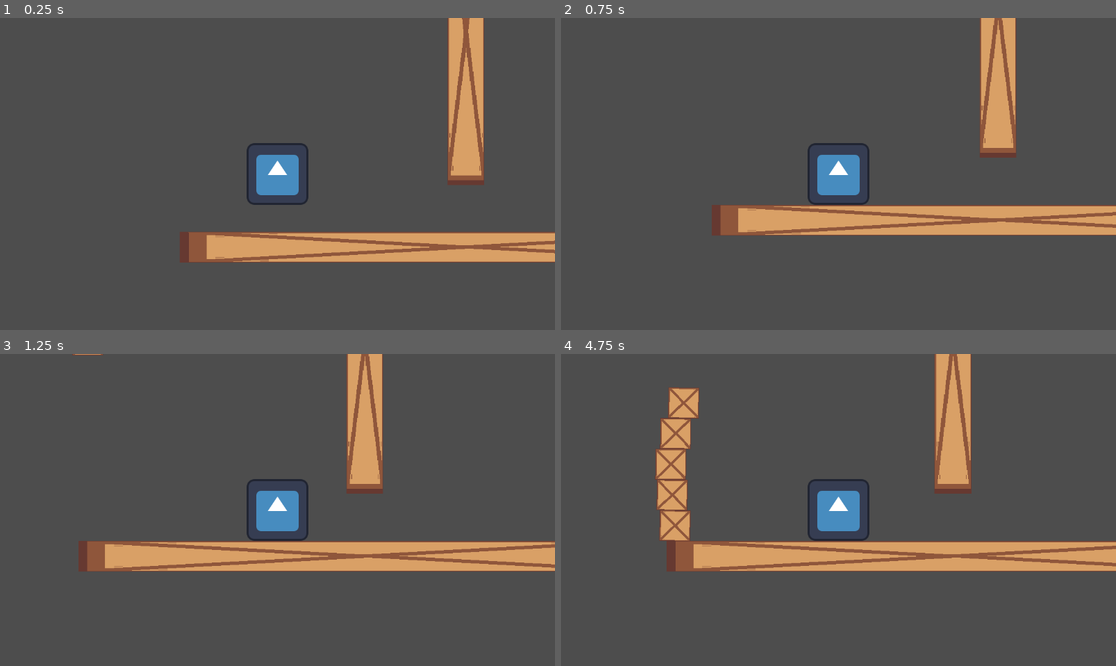
Above: before the commit, frames 1-4 (two rows, left to right).
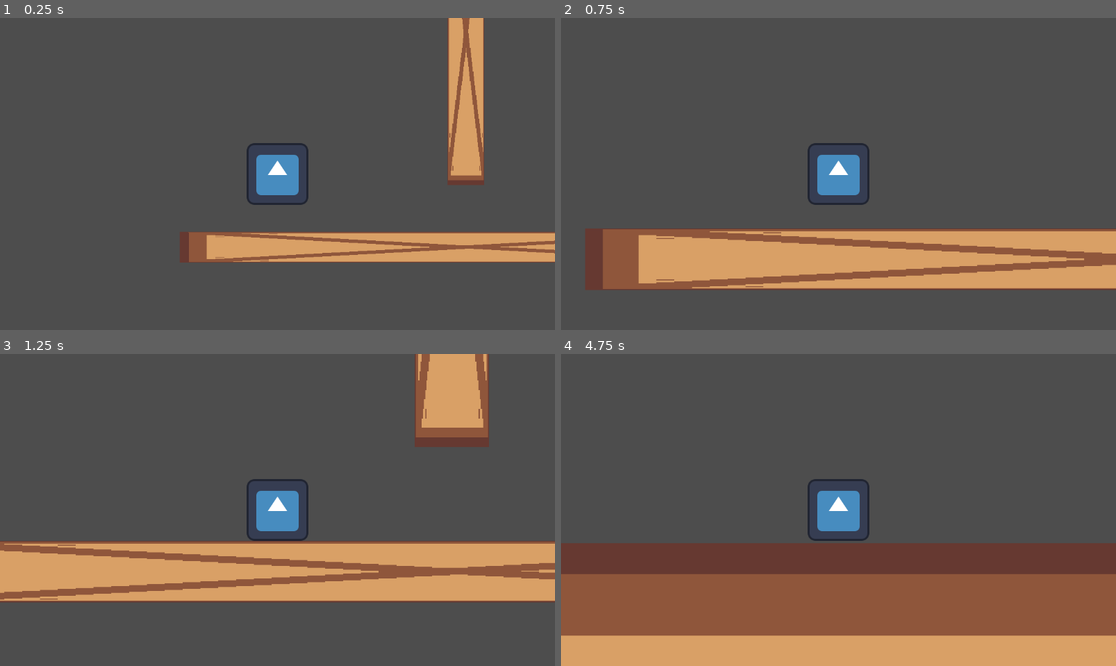
Above: after the commit, the same moments.

Repository: jkuball/splittle-bocks
Game: Godot game, scene res://scenes/playground.tscn
Same seed, same stepped clock (60 frames per second), same inputs: the game is played once before the commit and once after it. The engine's default icon, where the game draws it, is replaced by a stand-in: a white triangle on a blue panel in a dark square.
Inputs:
- Up to frame 1 (0.25 s): no input
- Up to frame 2 (0.75 s): hold D (player_right) from 0.53 s (still down); tap Space (player_splittle) at 0.6 s
- Up to frame 3 (1.25 s): keep holding D (player_right)
- Up to frame 4 (4.75 s): tap Space (player_splittle) every 0.75 s from 1.35 to 4.35 s; release D (player_right) at 2.03 s; hold A (player_left) 2.03-2.78 s; hold D (player_right) 2.78-4.28 s; hold A (player_left) from 4.28 s (still down)

Frame 1 is identical in both runs. In frame 2, 26% of the frame differs, in the area x 4-100%, y 0-88%; in frame 3, 22%; in frame 4, 45%, in the area x 0-100%, y 0-100%.

Commit message:
Camera Zoom

Diff:
--- /dev/null
+++ b/scenes/camera_2d.gd
@@ -0,0 +1,16 @@
+extends Camera2D
+
+
+# Called when the node enters the scene tree for the first time.
+func _ready() -> void:
+	pass # Replace with function body.
+
+
+# Called every frame. 'delta' is the elapsed time since the previous frame.
+func _process(delta: float) -> void:
+	pass
+
+
+func _on_player_splittle(scale: Vector2) -> void:
+	pass # Replace with function body.
+	set_zoom(get_zoom()*scale)
--- a/scenes/player.tscn
+++ b/scenes/player.tscn
@@ -1,7 +1,8 @@
-[gd_scene load_steps=4 format=3 uid="uid://c2wkhfsiwtuvv"]
+[gd_scene load_steps=5 format=3 uid="uid://ccicfing1r2rg"]
 
 [ext_resource type="Script" path="res://scripts/player_movement.gd" id="1_lmyi4"]
 [ext_resource type="Texture2D" uid="uid://dm0s1y4hfeof0" path="res://icon.svg" id="2_wo8mp"]
+[ext_resource type="Script" path="res://scenes/camera_2d.gd" id="3_rq0xi"]
 
 [sub_resource type="RectangleShape2D" id="RectangleShape2D_4qcak"]
 size = Vector2(128, 128)
@@ -16,3 +17,6 @@
 shape = SubResource("RectangleShape2D_4qcak")
 
 [node name="Camera2D" type="Camera2D" parent="."]
+script = ExtResource("3_rq0xi")
+
+[connection signal="splittle" from="." to="Camera2D" method="_on_player_splittle"]
--- a/scenes/wall.tscn
+++ b/scenes/wall.tscn
@@ -1,13 +1,14 @@
-[gd_scene load_steps=3 format=3 uid="uid://bv3rvjka57xc1"]
+[gd_scene load_steps=3 format=3 uid="uid://d0244705cky8d"]
 
 [ext_resource type="Texture2D" uid="uid://b7eklow4kuoga" path="res://assets/bocks.png" id="1_rnvi5"]
 
 [sub_resource type="RectangleShape2D" id="RectangleShape2D_1dkqs"]
-size = Vector2(1183, 63)
+size = Vector2(1183.5, 63.5)
 
 [node name="Wall" type="StaticBody2D"]
 
 [node name="CollisionShape2D" type="CollisionShape2D" parent="."]
+position = Vector2(-0.25, -0.25)
 shape = SubResource("RectangleShape2D_1dkqs")
 
 [node name="Sprite2D" type="Sprite2D" parent="."]
--- a/scripts/player_movement.gd
+++ b/scripts/player_movement.gd
@@ -3,6 +3,8 @@
 @export var spawn_target: Node2D
 
 const Bocks: PackedScene = preload("res://scenes/bocks.tscn")
+
+signal splittle(scale)
 
 const SPEED = 300.0
 const JUMP_VELOCITY = -400.0
@@ -17,6 +19,9 @@
 	if Input.is_action_just_pressed("player_splittle"):
 		var bocks = Bocks.instantiate()
 		spawn_target.add_child(bocks)
+		apply_scale(Vector2(0.5,0.5))
+		splittle.emit(Vector2(2, 2))
+
 
 	# Get the input direction and handle the movement/deceleration.
 	# As good practice, you should replace UI actions with custom gameplay actions.
Not shown: 1 places in scenes/playground.tscn that only renumber resources
